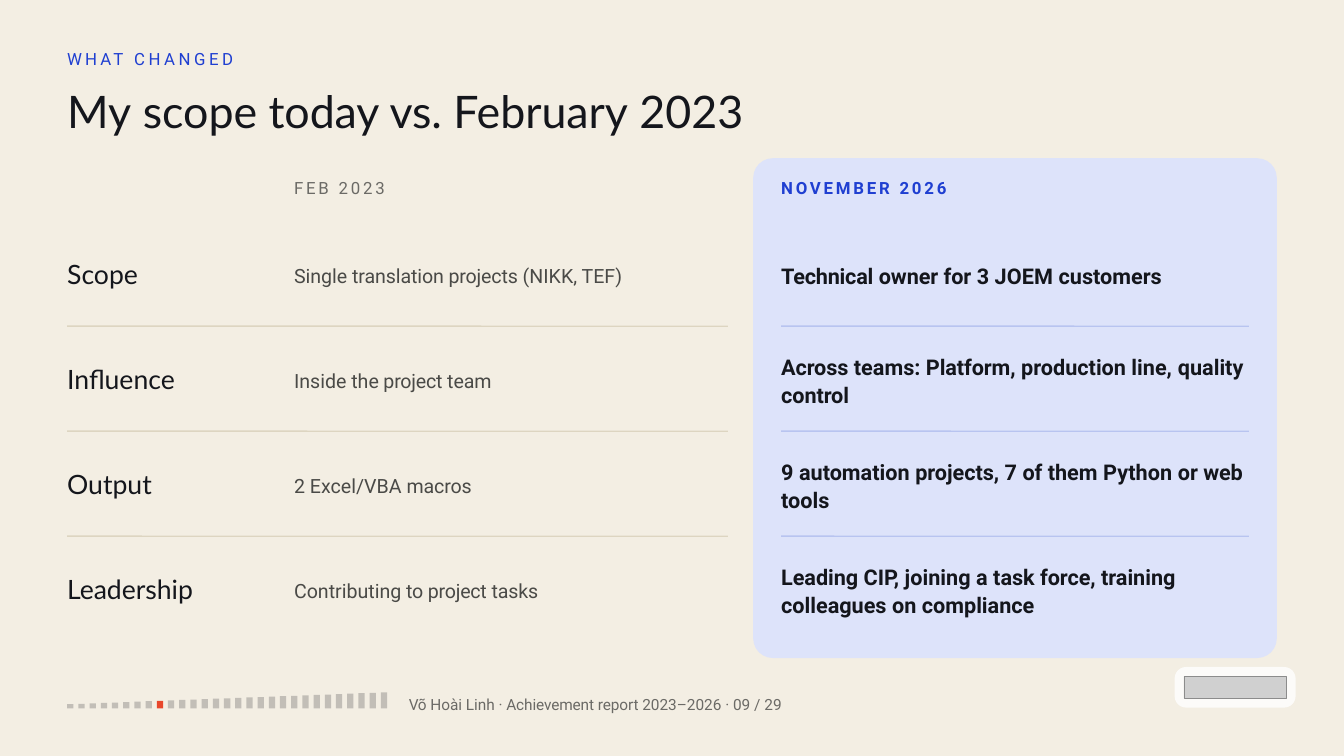
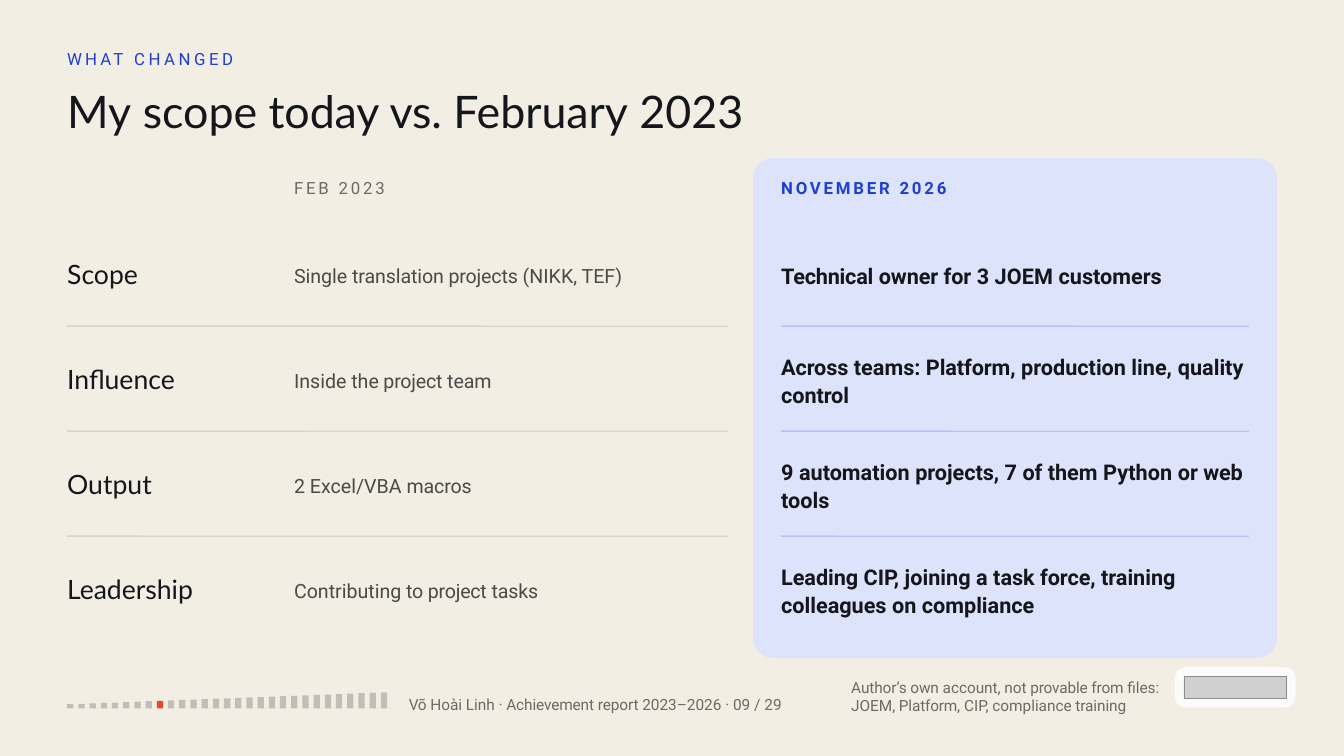
Before and after one commit to vohoailinh90/Multiple-report, a slide deck: slide 9 of reports/achievement-2023-2026/Linh_Vo_3-Year_Achievement_Report.pptx. Drawn at 1344x756 pixels with LibreOffice and Linux fonts; fonts in the diff are those of the drawing; grey boxes stand for pictures. Boxes give left, top, right and bottom in pixels: in the first picture for what was removed or moved away, otherwise in the second. Text is boxed around its words. In the diff, an @@ line names an element or a change of style, - is before the commit and + after.

```diff
--- a/reports/achievement-2023-2026/Linh_Vo_3-Year_Achievement_Report.pptx
+++ b/reports/achievement-2023-2026/Linh_Vo_3-Year_Achievement_Report.pptx
@@ text added at <box>851,681,1159,714</box>, 16.5 pt, text #6B6A66 @@
+Author’s own account, not provable from files: JOEM, Platform, CIP, compliance training
```
Also in this commit, not shown: 6 other slides changed, 1 other file.
